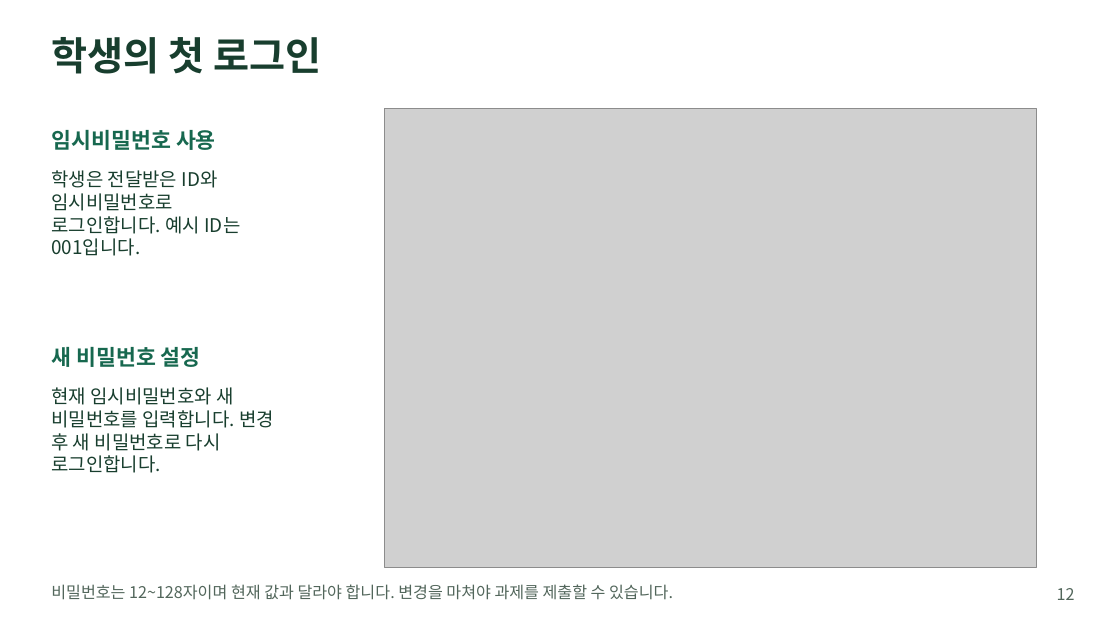
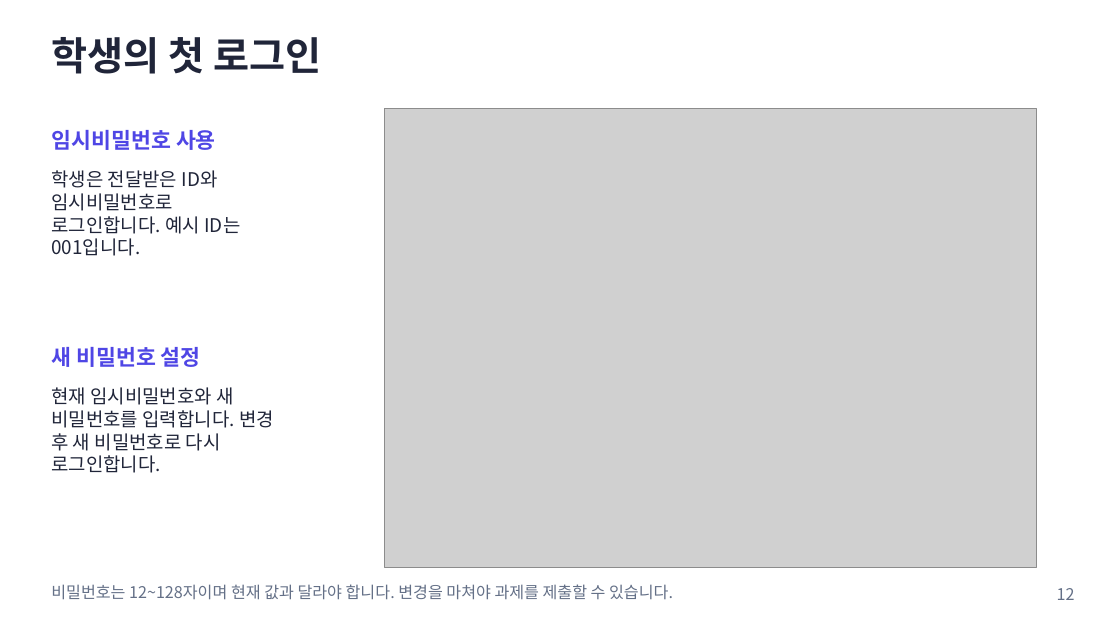
Before and after one commit to prozac0401/AssignmentHub, a slide deck: slide 12 of docs/manual/AssignmentHub_사용자_매뉴얼.pptx. Drawn at 1120x630 pixels with LibreOffice and Linux fonts; fonts in the diff are those of the drawing; grey boxes stand for pictures. Boxes give left, top, right and bottom in pixels: in the first picture for what was removed or moved away, otherwise in the second. Text is boxed around its words. In the diff, an @@ line names an element or a change of style, - is before the commit and + after.

```diff
--- a/docs/manual/AssignmentHub_사용자_매뉴얼.pptx
+++ b/docs/manual/AssignmentHub_사용자_매뉴얼.pptx
@@ text "임시비밀번호 사용" at [51,130,216,150]: text colour #17684F to #4F46E5 @@
@@ text "새 비밀번호 설정" at [51,347,201,367]: text colour #17684F to #4F46E5 @@
@@ text colour #183E2E to #202539 in 3 elements at [51,37,321,74], [51,170,240,256], [51,387,274,473] @@
@@ text "비밀번호는 12~128자이며 현재 값과 달라야 ..." at [51,584,673,600]: text colour #52665B to #647087 @@
@@ text "12" at [1057,588,1075,600]: text colour #52665B to #647087 @@
```
Also in this commit, not shown: 23 other slides changed, 3 slides added, 44 other files.
